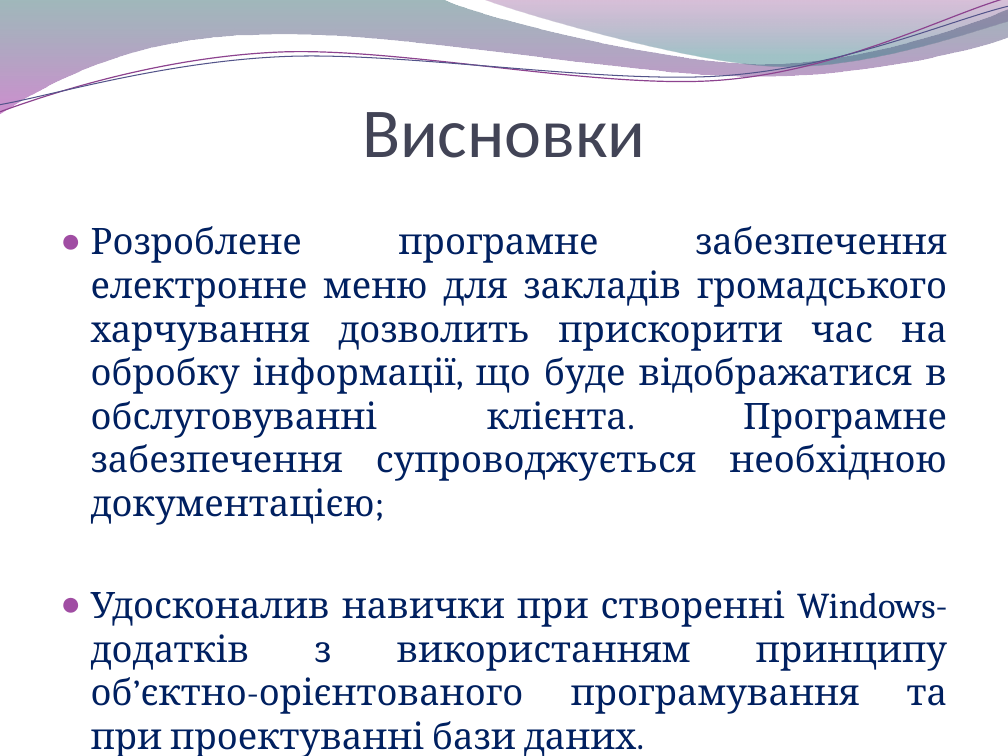
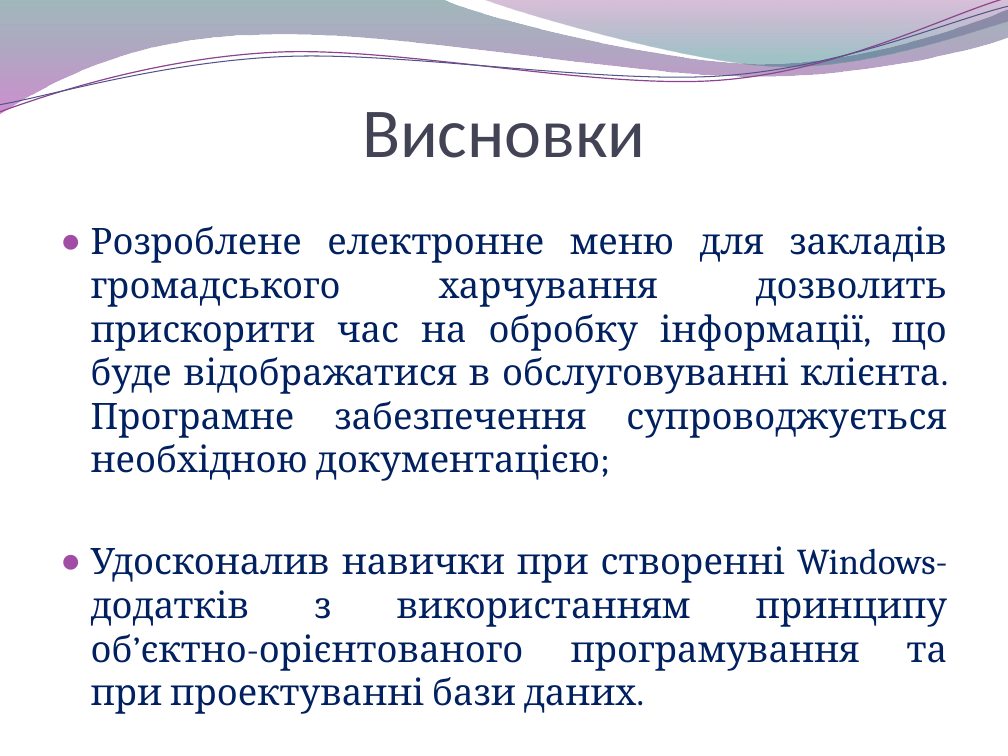
Before and after one commit to byYuraGudan/eMenu, a slide deck: slide 11 of Report/Презентація диплому.pptx (slide 12 before the commit). Drawn at 1008x756 pixels with LibreOffice and Linux fonts; fonts in the diff are those of the drawing; background and template pictures are left out. Boxes give left, top, right and bottom in pixels: in the first picture for what was removed or moved away, otherwise in the second. Text is boxed around its words. In the diff, an @@ line names an element or a change of style, - is before the commit and + after.

```diff
--- a/Report/Презентація диплому.pptx
+++ b/Report/Презентація диплому.pptx
@@ text at [91, 226, 948, 481]: text changed @@
-● Розроблене програмне забезпечення електронне меню для закладів громадського харчування дозволить прискорити час на обробку інформації, що буде відображатися в обслуговуванні клієнта. Програмне забезпечення супроводжується необхідною документацією;
+● Розроблене електронне меню для закладів громадського харчування дозволить прискорити час на обробку інформації, що буде відображатися в обслуговуванні клієнта. Програмне забезпечення супроводжується необхідною документацією;
```
Also in this commit, not shown: 5 other slides changed, 1 slide removed, 2 other files.
